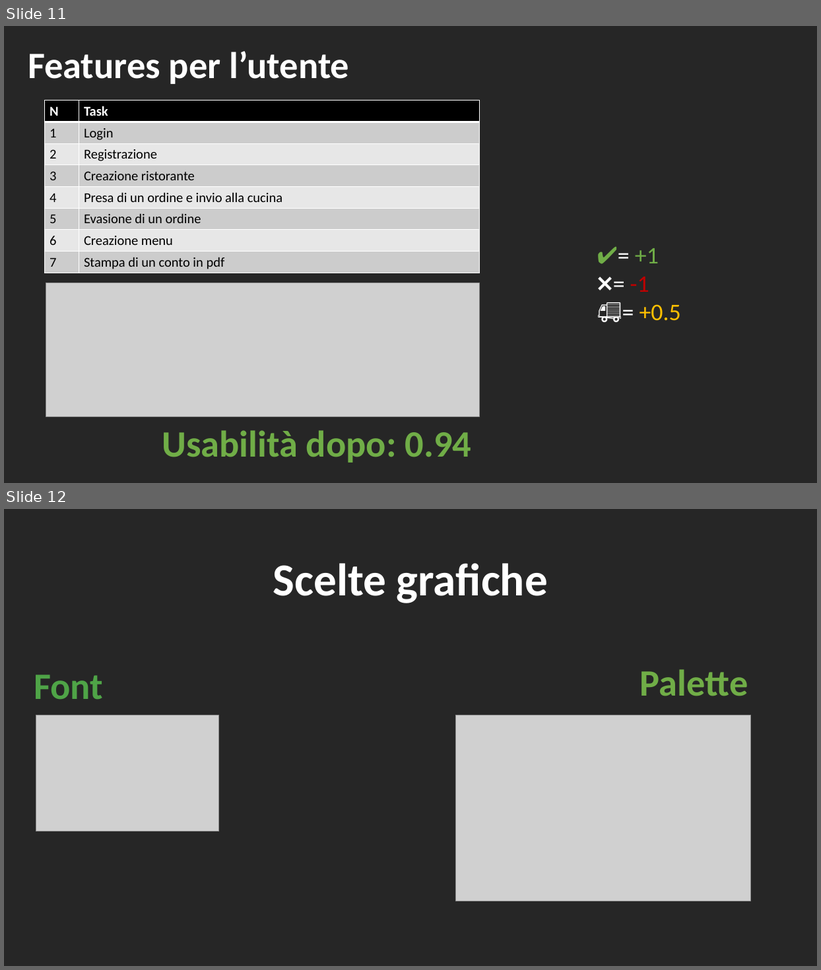
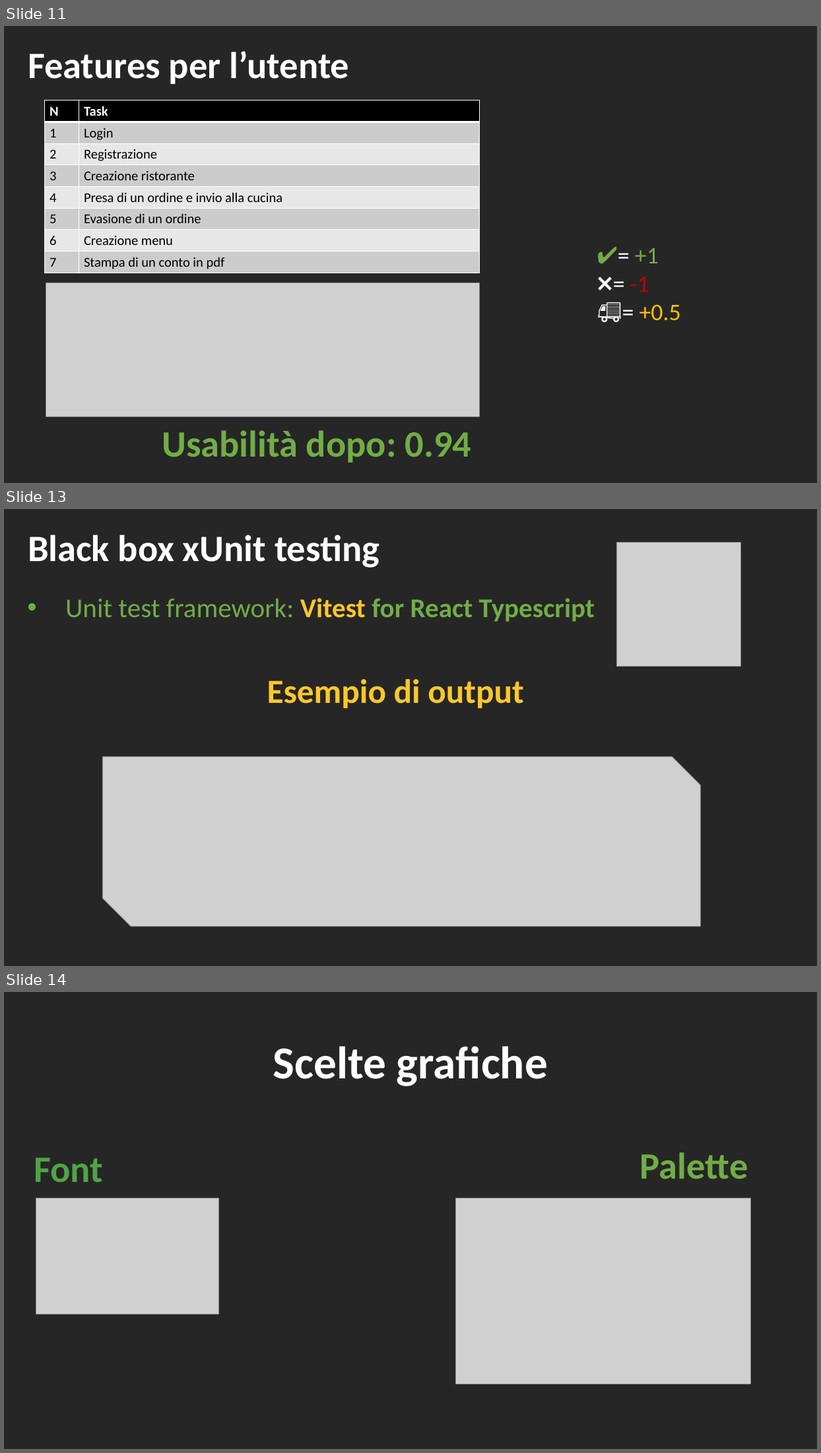
Before and after one commit to macro21KGB/Esame-INGSW-22-23, a slide deck: Presentation.pptx. Shown one above the other, each under a label of ours: slides 11 and 12 before the commit, slides 11, 13 and 14 after it; the slides between them are not shown. The pictures are 821x970 and 821x1453 pixels, drawn with LibreOffice and Linux fonts; fonts in the diff are those of the drawing; grey boxes stand for pictures. Boxes give left, top, right and bottom in pixels: in the first picture for what was removed or moved away, otherwise in the second. Text is boxed around its words. In the diff, an @@ line names an element or a change of style, - is before the commit and + after.

Commit message:
added testing to pptx

```diff
--- a/Presentation.pptx
+++ b/Presentation.pptx
@@ slide 13 added at [4,509,817,966], background #262626 @@
@@ text added at [28,535,380,568], 44 pt, text #FFFFFF, bold @@
+Black box xUnit testing
@@ picture added at [617,543,741,666] @@
@@ text added at [65,598,595,622], 32 pt, text #70AD47, bold @@
+• Unit test framework: Vitest for React Typescript
@@ text added at [267,679,524,708], 40 pt, text #FCC72B, bold @@
+Esempio di output
@@ picture added at [103,757,701,927] @@
@@ what was slide 12 is now slide 14 @@
```
Also in this commit, not shown: 1 other slide added.
